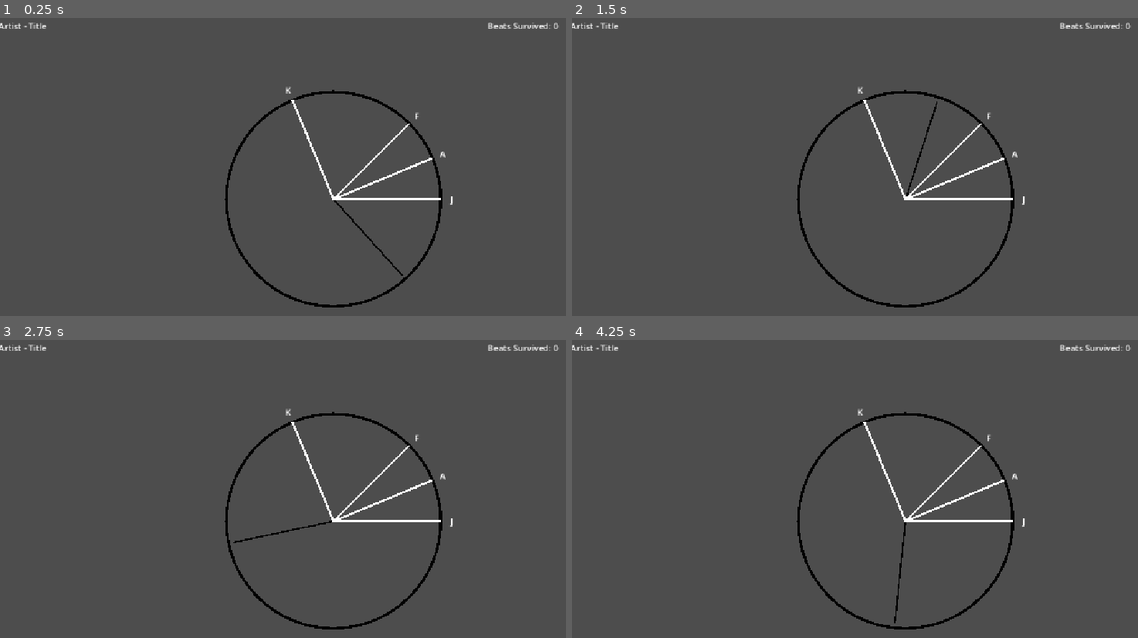
Above: before the commit, frames 1-4 (two rows, left to right).
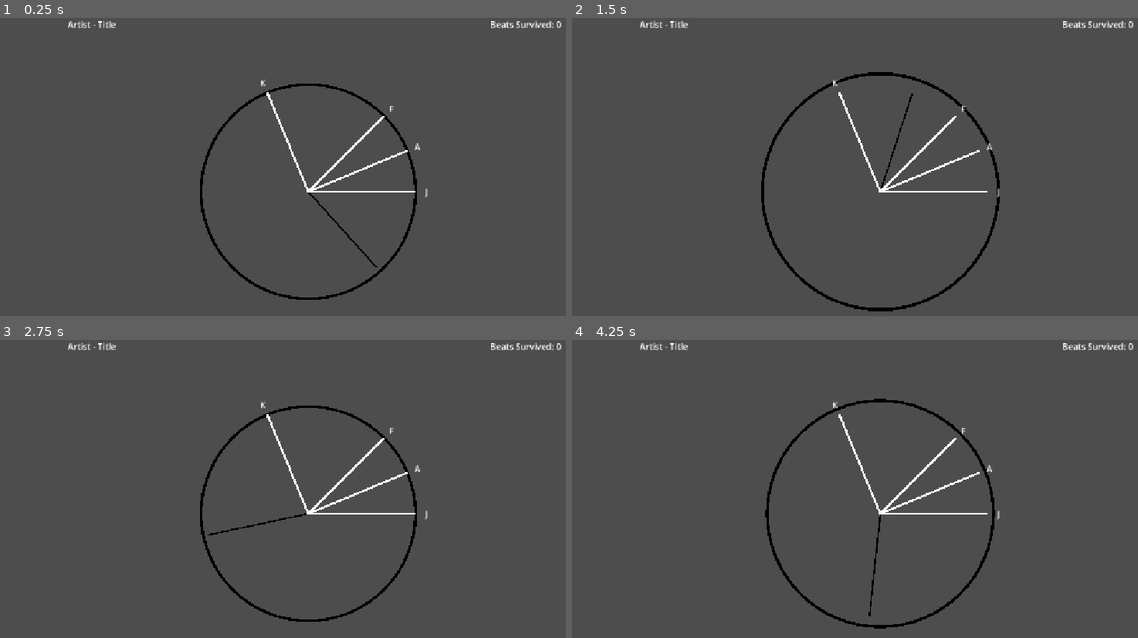
Above: after the commit, the same moments.

Repository: samstokes/jammin
Game: Godot game, scene res://scenes/clock_jam/clock_jam.tscn
The game is run twice, just before and just after one commit, with the same random seed, the same clock (stepped at 60 frames per second) and the same inputs. This scene is started directly instead of the project's main scene.
Inputs:
- Up to frame 1 (0.25 s): no input
- Up to frame 2 (1.5 s): tap Enter at 0.5 s; hold F (beat_main) 0.53-1.28 s; tap F (beat_main) at 1.35 s
- Up to frame 3 (2.75 s): hold F (beat_main) from 2.03 s (still down)
- Up to frame 4 (4.25 s): release F (beat_main) at 2.78 s; tap F (beat_main) at 2.85 s; hold F (beat_main) from 3.53 s (still down)

The runs differ from the first frame. In frame 1, 3.7% of the frame differs, in the area x 0-100%, y 0-98%; in frame 2, 3.9%, in the area x 0-100%, y 0-99%; in frame 3, 3.7%; in frame 4, 3.9%.

Commit message:
Bounce the clock on the beat!

Diff:
--- a/scenes/clock_jam/clock_jam.gd
+++ b/scenes/clock_jam/clock_jam.gd
@@ -4,6 +4,7 @@
 @export var beats_per_clock_cycle = 4.0
 
 var current_song_time: float = 0.0
+var beat_count: int = 0
 
 @onready var clock_guitar_node: Node2D = %Clock/ClockGuitar
 @onready var clock_note_container_node: Node2D = %Clock/NotesContainer
@@ -29,6 +30,7 @@
 			_strum_clock_guitar()
 
 func _strum_clock_guitar():
+	print("Strum!")
 	# Check for notes that are in the strum zone
 	# Ensure that the key played is the same as the note's character
 	# If one is found, play a success strum sound and remove the note
@@ -36,10 +38,32 @@
 	pass
 
 func _process(delta: float) -> void:
+	# Update the current song time and check for beat changes
+	var previous_time = current_song_time
+	current_song_time += delta
+
+	var previous_beat = int(previous_time * beats_per_minute / 60.0)
+	var current_beat = int(current_song_time * beats_per_minute / 60.0)
+	if current_beat > previous_beat:
+		beat_count += 1
+		_on_beat()
+
 	var seconds_per_beat = 60.0 / beats_per_minute
 	var beats_per_second = 1.0 / seconds_per_beat
 	var delta_angle = delta * beats_per_second * TAU / beats_per_clock_cycle
 	clock_play_hand_node.angle += delta_angle
+
+func _on_beat():
+	print("Beat!")
+
+	# Bounce the clock guitar node to indicate a beat with a tween. Scale it up to 1.2x and then back down to 1.0x over 0.2 seconds total.
+	var tween = create_tween()
+	tween.tween_property(clock_guitar_node, "scale", Vector2(1.1, 1.1), 0.1)\
+		.set_trans(Tween.TRANS_QUAD)\
+		.set_ease(Tween.EASE_OUT)
+	tween.tween_property(clock_guitar_node, "scale", Vector2(1.0, 1.0), 0.2)\
+		.set_trans(Tween.TRANS_QUAD)\
+		.set_ease(Tween.EASE_IN_OUT)
 
 func _spawn_clock_note():
 	var clock_note_instance = clock_note_scene.instantiate()
--- a/scenes/clock_jam/clock_jam.tscn
+++ b/scenes/clock_jam/clock_jam.tscn
@@ -2,7 +2,6 @@
 
 [ext_resource type="Script" uid="uid://c0ngh35oowrpw" path="res://scenes/clock_jam/clock_jam.gd" id="1_icskc"]
 [ext_resource type="PackedScene" uid="uid://tmunj8komwek" path="res://entities/clock_guitar/clock_guitar.tscn" id="2_gs6we"]
-[ext_resource type="PackedScene" uid="uid://bbfmu7tqx8qel" path="res://entities/clock_note/clock_note.tscn" id="3_7cr65"]
 [ext_resource type="PackedScene" uid="uid://cp1cc7vtyvwmc" path="res://entities/clock_play_hand/clock_play_hand.tscn" id="3_gs6we"]
 
 [node name="ClockJammer" type="Control" unique_id=960518545]
@@ -21,10 +20,6 @@
 anchors_preset = 15
 anchor_right = 1.0
 anchor_bottom = 1.0
-offset_left = -3.0
-offset_top = 3.0
-offset_right = 96.0
-offset_bottom = 26.0
 grow_horizontal = 2
 grow_vertical = 2
 size_flags_horizontal = 6
@@ -38,12 +33,13 @@
 [node name="Label" type="Label" parent="HBoxContainer/StartContainer" unique_id=1231400250]
 layout_mode = 2
 text = "Artist - Title"
+horizontal_alignment = 1
 
 [node name="CenterContainer" type="VBoxContainer" parent="HBoxContainer" unique_id=983289811]
 layout_mode = 2
 size_flags_horizontal = 3
 size_flags_vertical = 4
-size_flags_stretch_ratio = 5.0
+size_flags_stretch_ratio = 4.0
 
 [node name="CenterContainer" type="CenterContainer" parent="HBoxContainer/CenterContainer" unique_id=1617088163]
 layout_mode = 2
@@ -62,9 +58,6 @@
 
 [node name="NotesContainer" type="Node2D" parent="HBoxContainer/CenterContainer/CenterContainer/Control/Clock" unique_id=259836155]
 
-[node name="ClockNote" parent="HBoxContainer/CenterContainer/CenterContainer/Control/Clock/NotesContainer" unique_id=2060011008 instance=ExtResource("3_7cr65")]
-visible = false
-
 [node name="EndContainer" type="VBoxContainer" parent="HBoxContainer" unique_id=761765869]
 layout_mode = 2
 size_flags_horizontal = 3
@@ -73,3 +66,4 @@
 [node name="Label" type="Label" parent="HBoxContainer/EndContainer" unique_id=1117677339]
 layout_mode = 2
 text = "Beats Survived: 0"
+horizontal_alignment = 1
Not shown, added: scenes/clock_jam/clock_jam_game_manager.gd.uid
